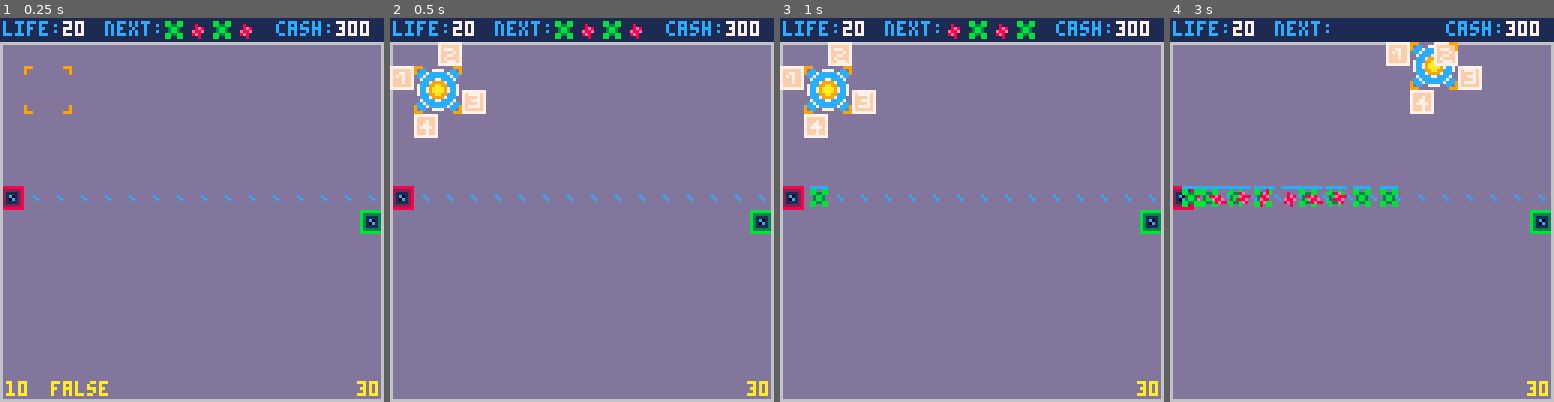
Above: before the commit, frames 1-4 (left to right).
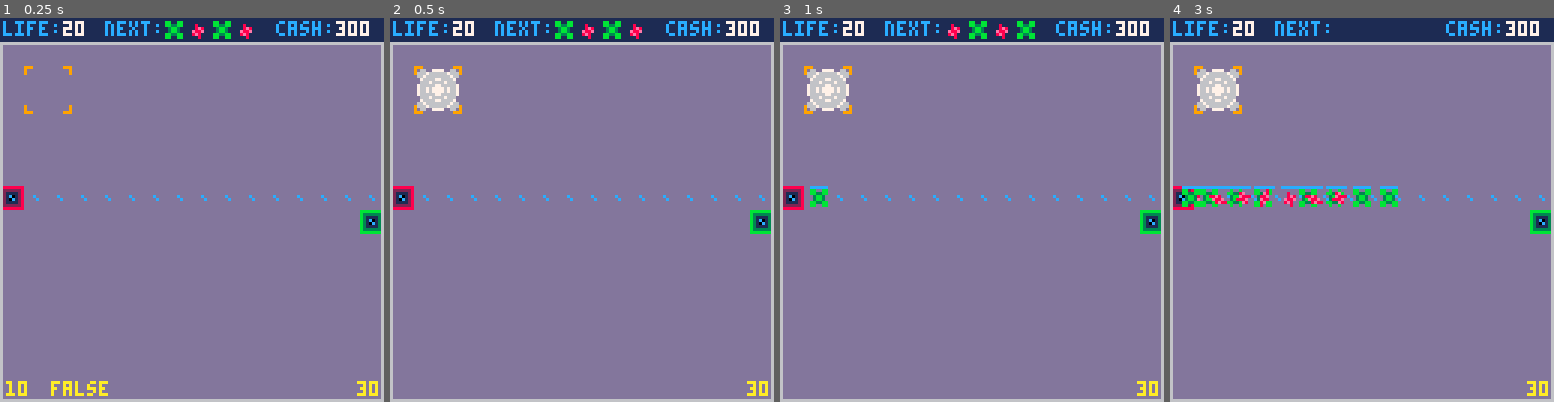
Above: after the commit, the same moments.

Repository: langchr86/pico-bubble-towers
Game: PICO-8 cartridge pico-proto.p8
Two runs of this game, one before a commit and one after it. Both use one fixed random seed, a clock stepped at 60 frames per second and the inputs below.
Inputs:
- Up to frame 1 (0.25 s): no input
- Up to frame 2 (0.5 s): tap X (X key) at 0.33 s
- Up to frame 3 (1 s): tap O (Z key) at 0.7 s
- Up to frame 4 (3 s): tap X (X key) at 1.07, 1.85, 2.97 s; hold Right 1.6-2.1 s; tap O (Z key) every 0.4 s from 1.7 to 2.9 s; hold Up 2.15-2.42 s; hold Right from 2.47 s (still down)

Frame 1 is identical in both runs. In frame 2, 2.4% of the frame differs, in the area x 0-25%, y 6-32%; in frame 3, 2.4%; in frame 4, 3.7%, in the area x 6-82%, y 6-25%.

Commit message:
introduce basic upgrade mechanism and corresponding cursor menu

Diff:
--- a/pico-proto.p8
+++ b/pico-proto.p8
@@ -18,6 +18,7 @@
 #include src/cursor.lua
 #include src/enemy.lua
 #include src/bullet.lua
+#include src/tower_type.lua
 #include src/tower.lua
 #include src/wave.lua
 #include src/session.lua
@@ -234,9 +235,25 @@
 
 
 
+…(16 lines of a section not shown)…
 __gff__
 0000000000000000000100000000000000408000000000000000000000000000000000000000000000000000000000000000000000000000000000000000000000000000000000000000000000000000000000000000000000000000000000000000000000000000000000000000000000000000000000000000000000000000
-0101000000000000000000000000000001010000000000000000000000000000000000000000000000000000000000000000000000000000000000000000000000000000000000000000000000000000000000000000000000000000000000000000000000000000000000000000000000000000000000000000000000000000
+0101010101010101010100000000010101010101010101010101000000000101010100000000000000000000000000000101000000000000000000000000000000000000000000000000000000000000000000000000000000000000000000000000000000000000000000000000000000000000000000000000000000000000
 __map__
 0909090909090909090909090909090909090909090909090909090909090909090909090909090909090909090909090000000000000000000000000000000000000000000000000000000000000000000000000000000000000000000000000000000000000000000000000000000000000000000000000000000000000000
 0701010101010101010101010101010807010101010101010101010101010108070101010101010101010101010101080000000000000000000000000000000000000000000000000000000000000000000000000000000000000000000000000000000000000000000000000000000000000000000000000000000000000000
--- a/src/pico-proto.lua
+++ b/src/pico-proto.lua
@@ -15,35 +15,9 @@
 map_index = 0
 Map:SetOffset(Point:New((map_index % kMapRowSize) * kMapSizeInTiles, (map_index \ kMapRowSize) * kMapSizeInTiles))
 
-session = Session:New()
+cursor = Cursor:New()
+session = Session:New(cursor)
 session:AddWaves(CreateWaveList(5))
-cursor = Cursor:New()
-
----@param selected_menu number
-local function CursorMenuHandler(menu_index)
-  if menu_index == 0 then
-    return session:PlaceTower(cursor)
-  elseif menu_index == 1 then
-    return false
-  end
-  return true
-end
-
-local function CursorMenuSpriteGetter(menu_index)
-  if menu_index == 0 then
-    return 128
-  elseif menu_index == 1 then
-    return 66
-  elseif menu_index == 2 then
-    return 67
-  elseif menu_index == 3 then
-    return 68
-  elseif menu_index == 4 then
-    return 69
-  end
-end
-
-cursor:RegisterMenuHandler(CursorMenuHandler, CursorMenuSpriteGetter)
 
 local function AddNewWaves()
   session:AddWaves(CreateWaveList(5))
--- a/src/session.lua
+++ b/src/session.lua
@@ -1,10 +1,12 @@
 -- Copyright 2024 by Christian Lang is licensed under CC BY-NC-SA 4.0
 
 ---@class Session
+---@field cursor Cursor
 ---@field start Point
 ---@field goal Point
 ---@field enemy_path Point[]
 ---@field tower_list Tower[]
+---@field tower_selected Tower|nil
 ---@field enemy_list Enemy[]
 ---@field wave_list Wave[]
 ---@field active_wave_list Wave[]
@@ -13,13 +15,16 @@
 Session = {}
 Session.__index = Session
 
+---@param cursor Cursor
 ---@return Session
-function Session:New()
+function Session:New(cursor)
   local o = {
+    cursor=cursor,
     start=Point:New(0, 0),
     goal=Point:New(0, 0),
     enemy_path={},
     tower_list={},
+    tower_selected=nil,
     enemy_list={},
     wave_list={},
     active_wave_list={},
@@ -31,6 +36,7 @@
 
   instance:SearchSpecialPoints()
   instance:CalculateNewPath()
+  instance:PrepareCursorMenu()
 
   return instance
 end
@@ -57,15 +63,14 @@
   end
 end
 
----@param cursor Cursor
 ---@return boolean
-function Session:PlaceTower(cursor)
+function Session:PlaceTower()
   if self:AnyEnemies() then
     return false
   end
 
   for tower in all(self.tower_list) do
-    if tower.pos == cursor.pos then
+    if tower.pos == self.cursor.pos then
       tower:Destroy()
       del(self.tower_list, tower)
       self.cash = self.cash + tower:GetValue()
@@ -74,7 +79,7 @@
     end
   end
 
-  if not cursor:IsFree() then
+  if not self.cursor:IsFree() then
     return false
   end
 
@@ -94,6 +99,61 @@
 
   new_tower:Destroy()
   return false
+end
+
+function Session:PrepareCursorMenu()
+  ---@param menu_index number
+  local function CursorMenuHandler(menu_index)
+    if menu_index == 0 then
+      return self:PlaceTower()
+    end
+
+    return self:UpgradeTower(menu_index)
+  end
+
+  ---@param menu_index number
+  local function CursorMenuSpriteGetter(menu_index)
+    if self.tower_selected == nil then
+      if menu_index == 0 then
+        return Tower.GetCreateSprite()
+      end
+      return 0
+    end
+
+    if menu_index == 0 then
+      return Tower.GetDestroySprite()
+    end
+
+    local tower = --[[---@type Tower]] self.tower_selected
+    local menu = tower:GetUpgradeMenu()
+
+    if menu[menu_index] then
+      local upgrade = --[[---@type TowerMenu]] menu[menu_index]
+      return upgrade.sprite
+    end
+
+    return 0
+  end
+
+  self.cursor:RegisterMenuHandler(CursorMenuHandler, CursorMenuSpriteGetter)
+end
+
+---@param menu_index number
+function Session:UpgradeTower(menu_index)
+  local tower = --[[---@type Tower]] self.tower_selected
+  assert(tower)
+
+  local menu = tower:GetUpgradeMenu()
+  local upgrade = --[[---@type TowerMenu]] menu[menu_index]
+
+  if upgrade.cost > self.cash then
+    ---TODO: user feedback: too low on cash
+    return false
+  end
+
+  self.cash = self.cash - upgrade.cost
+  tower:Upgrade(upgrade.type)
+  return true
 end
 
 function Session:StartNextWave()
@@ -202,8 +262,12 @@
     end
   end
 
+  self.tower_selected = nil
   for tower in all(self.tower_list) do
     tower:Update(self.enemy_list)
+    if tower.pos == self.cursor.pos then
+      self.tower_selected = tower
+    end
   end
 end
 
--- a/src/tower.lua
+++ b/src/tower.lua
@@ -4,6 +4,8 @@
 ---@field sprite number
 ---@field pos Point
 ---@field logical_pos Point
+---@field type TowerType
+---@field level number
 ---@field spent_cash number
 ---@field radius number
 ---@field reload_threshold number
@@ -18,6 +20,8 @@
     sprite=128,
     pos=pos:Clone(),
     logical_pos=pos+Point:New(4, 4),
+    type=TowerType.BASE,
+    level=0,
     spent_cash=10,
     radius=16,
     reload_threshold=20,
@@ -36,14 +40,70 @@
   Map:TileClear4(tile_pos, 10)
 end
 
+---@param upgrade_type TowerType
+function Tower:Upgrade(upgrade_type)
+  ---@type TowerUpgrade
+  local upgrade = UPGRADE_TABLE[self.type][upgrade_type]
+
+  self.type = upgrade_type
+  self.level = self.level + 1
+  self.sprite = upgrade.sprite
+  self.radius = upgrade.radius
+  self.reload_threshold = upgrade.reload
+  self.spent_cash = self.spent_cash + flr(upgrade.cost * 0.75)
+
+  self:UpdateMap()
+end
+
 ---@return number
 function Tower:GetBuyCost()
   return 10
 end
 
+---@class TowerMenu
+---@field cost number
+---@field sprite number
+---@field type TowerType
+
+---@alias OptionalTowerMenu TowerMenu|nil
+
+---@return OptionalTowerMenu[]
+function Tower:GetUpgradeMenu()
+  ---@type OptionalTowerMenu[]
+  local list = { nil, nil, nil, nil }
+
+  for type, upgrade in pairs(UPGRADE_TABLE[self.type]) do
+    local menu = --[[---@type TowerMenu]] {
+      cost = upgrade.cost,
+      sprite = upgrade.preview_sprite,
+      type = type,
+    }
+
+    local menu_index = 0
+    if self.type == TowerType.BASE then
+      menu_index = flr(type / 100)
+    else
+      menu_index = flr(type % 100 / 10)
+    end
+
+    print(menu_index)
+    assert(menu_index < 5)
+
+    list[menu_index] = menu
+  end
+
+  print("list end")
+  return list
+end
+
 ---@return number
-function Tower:GetUpgradeCost()
-  return 10
+function Tower.GetCreateSprite()
+  return 142
+end
+
+---@return number
+function Tower.GetDestroySprite()
+  return 160
 end
 
 ---@return number
--- /dev/null
+++ b/src/tower_type.lua
@@ -0,0 +1,171 @@
+-- Copyright 2024 by Christian Lang is licensed under CC BY-NC-SA 4.0
+
+---@alias TowerType number
+
+---@type table<string, TowerType>
+TowerType = {
+  BASE = 0,
+  NORMAL_SNIPER_L1 = 111,
+  NORMAL_SNIPER_L2 = 112,
+  NORMAL_SNIPER_L3 = 113,
+  NORMAL_SNIPER_L4 = 114,
+  NORMAL_FAST_L2 = 122,
+  NORMAL_FAST_L3 = 123,
+  NORMAL_FAST_L4 = 124,
+  NORMAL_SPLASH_L2 = 132,
+  NORMAL_SPLASH_L3 = 133,
+  NORMAL_SPLASH_L4 = 134,
+  GHOST_SNIPER_L1 = 211,
+  GHOST_SNIPER_L2 = 212,
+  GHOST_SNIPER_L3 = 213,
+  GHOST_SNIPER_L4 = 214,
+  GHOST_SPLASH_L2 = 222,
+  GHOST_SPLASH_L3 = 223,
+  GHOST_SPLASH_L4 = 224,
+  AREA_SNIPER_L1 = 311,
+  AREA_SNIPER_L2 = 312,
+  AREA_SNIPER_L3 = 313,
+  AREA_SNIPER_L4 = 314,
+  AREA_SLOW_L2 = 322,
+  AREA_SLOW_L3 = 323,
+  AREA_SLOW_L4 = 324,
+  AREA_WEAK_L2 = 332,
+  AREA_WEAK_L3 = 333,
+  AREA_WEAK_L4 = 334,
+  BOOST_DAMAGE_L1 = 411,
+  BOOST_DAMAGE_L2 = 412,
+  BOOST_DAMAGE_L3 = 413,
+  BOOST_DAMAGE_L4 = 414,
+  BOOST_FAST_L2 = 422,
+  BOOST_FAST_L3 = 423,
+  BOOST_FAST_L4 = 424,
+  BOOST_RANGE_L2 = 432,
+  BOOST_RANGE_L3 = 433,
+  BOOST_RANGE_L4 = 434,
+}
+
+---@class TowerUpgrade
+---@field sprite number
+---@field preview_sprite number
+---@field cost number
+---@field radius number
+---@field reload number
+
+---@alias TowerUpgradeMap TowerUpgrade[]
+
+--- dimensions: [current_type][upgrade_type]
+---@class UPGRADE_TABLE
+---@field [TowerType] TowerUpgradeMap
+UPGRADE_TABLE = {
+  [TowerType.BASE] = {
+    [TowerType.NORMAL_SNIPER_L1] = {
+      sprite = 130,
+      preview_sprite = 162,
+      cost = 18,
+      radius = 20,
+      reload = 20,
+    },
+    [TowerType.GHOST_SNIPER_L1] = {
+      sprite = 134,
+      preview_sprite = 166,
+      cost = 20,
+      radius = 20,
+      reload = 20,
+    },
+    [TowerType.AREA_SNIPER_L1] = {
+      sprite = 132,
+      preview_sprite = 164,
+      cost = 35,
+      radius = 20,
+      reload = 20,
+    },
+    [TowerType.BOOST_DAMAGE_L1] = {
+      sprite = 136,
+      preview_sprite = 168,
+      cost = 40,
+      radius = 20,
+      reload = 20,
+    },
+  },
+  [TowerType.NORMAL_SNIPER_L1] = {
+    [TowerType.NORMAL_SNIPER_L2] = {
+      sprite = 130,
+      preview_sprite = 179,
+      cost = 32,
+      radius = 30,
+      reload = 20,
+
+    },
+    [TowerType.NORMAL_FAST_L2] = {
+      sprite = 130,
+      preview_sprite = 181,
+      cost = 32,
+      radius = 30,
+      reload = 10,
+    },
+    [TowerType.NORMAL_SPLASH_L2] = {
+      sprite = 130,
+      preview_sprite = 183,
+      cost = 32,
+      radius = 30,
+      reload = 10,
+    },
+  },
+  [TowerType.NORMAL_SNIPER_L2] = {
+    [TowerType.NORMAL_SNIPER_L3] = {
+      sprite = 130,
+      preview_sprite = 179,
+      cost = 90,
+      radius = 40,
+      reload = 20,
+    },
+  },
+  [TowerType.NORMAL_SNIPER_L3] = {
+    [TowerType.NORMAL_SNIPER_L4] = {
+      sprite = 130,
+      preview_sprite = 179,
+      cost = 225,
+      radius = 70,
+      reload = 20,
+    },
+  },
+  [TowerType.NORMAL_FAST_L2] = {
+    [TowerType.NORMAL_FAST_L3] = {
+      sprite = 130,
+      preview_sprite = 181,
+      cost = 32,
+      radius = 30,
+      reload = 5,
+    },
+  },
+  [TowerType.NORMAL_FAST_L3] = {
+    [TowerType.NORMAL_FAST_L4] = {
+      sprite = 130,
+      preview_sprite = 181,
+      cost = 32,
+      radius = 30,
+      reload = 5,
+    },
+  },
+  [TowerType.NORMAL_SPLASH_L2] = {
+    [TowerType.NORMAL_SPLASH_L3] = {
+      sprite = 130,
+      preview_sprite = 183,
+      cost = 32,
+      radius = 30,
+      reload = 5,
+    },
+  },
+  [TowerType.NORMAL_SPLASH_L3] = {
+    [TowerType.NORMAL_SPLASH_L4] = {
+      sprite = 130,
+      preview_sprite = 183,
+      cost = 32,
+      radius = 30,
+      reload = 5,
+    },
+  },
+  [TowerType.GHOST_SNIPER_L1] = {},
+  [TowerType.AREA_SNIPER_L1] = {},
+  [TowerType.BOOST_DAMAGE_L1] = {},
+}
Not shown, changed: 48 lines of the sprite sheet (__gfx__) section of pico-proto.p8
